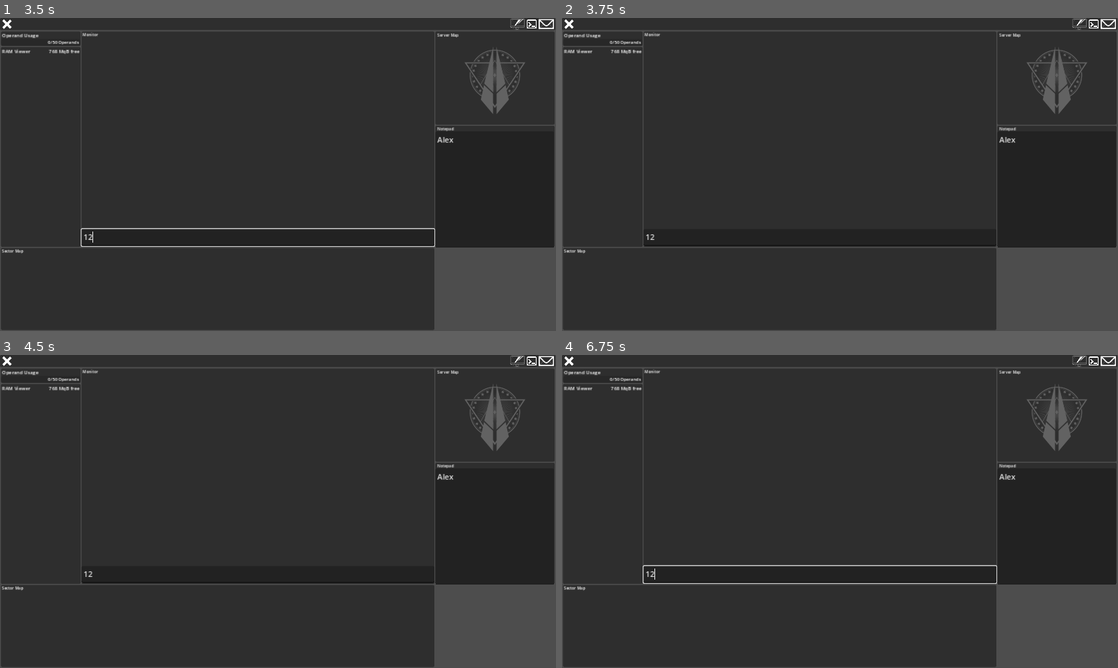
Above: before the commit, frames 1-4 (two rows, left to right).
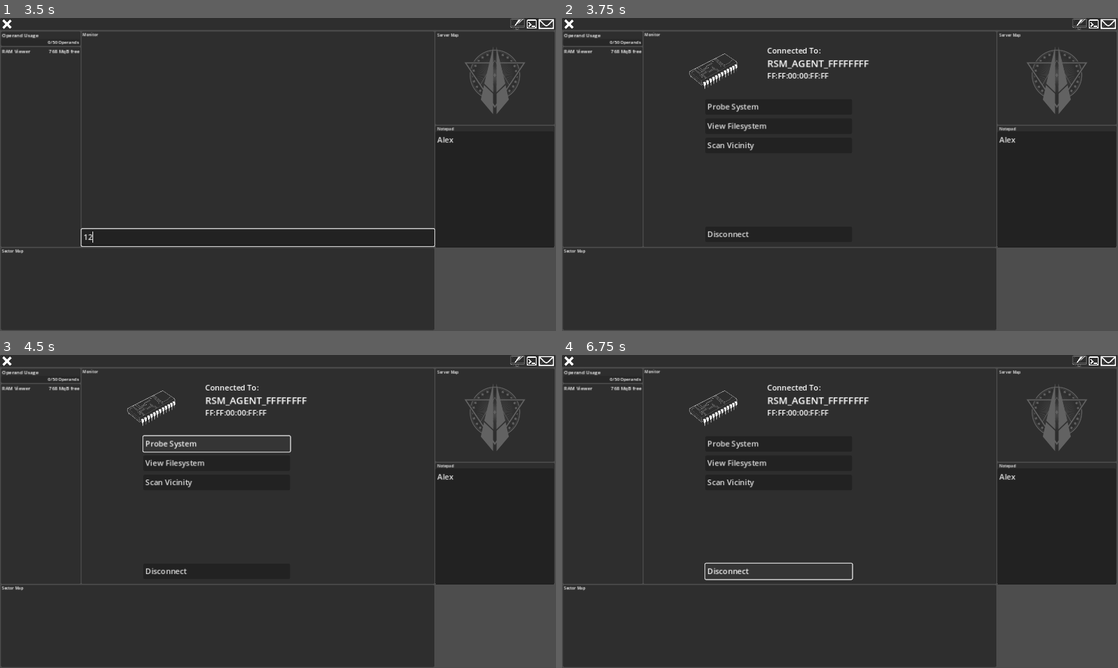
Above: after the commit, the same moments.

Repository: pivinx1/canon
Game: Godot game, scene res://scenes/game.tscn
Two runs of this game, one before a commit and one after it. Both use one fixed random seed, a clock stepped at 60 frames per second and the inputs below.
Inputs (mouse positions are in pixels of both pictures, inside the frame that each line leads up to):
- Up to frame 1 (3.5 s): click (494, 190) at 0.52 s; type "Alex" at 0.6 s; click (544, 24) at 1.25 s; click (533, 24) at 2 s; click (255, 237) at 2.77 s; type "12" at 2.85 s
- Up to frame 2 (3.75 s): click (1079, 24) at 3.5 s
- Up to frame 3 (4.5 s): click (216, 442) at 4.25 s, where only the run after the commit has a clickable "Probe System"
- Up to frame 4 (6.75 s): click (778, 464) at 5 s, where only the run after the commit has a clickable "View Filesystem"; click (778, 483) at 5.75 s, where only the run after the commit has a clickable "Scan Vicinity"; click (778, 570) at 6.5 s, where only the run after the commit has a clickable "Disconnect"

Frame 1 is identical in both runs. In frame 2, 1.2% of the frame differs, in the area x 14-78%, y 9-73%; in frame 3, 1.5%; in frame 4, 1.8%, in the area x 14-79%, y 9-74%.
Error after the commit: Parse Error: Invalid operands "String" and "int" for assignment operator. (res://autoLoads/globaldata.gd:43)

Commit message:
connections, email, Agents
email is to be worked on later, same with connections, but do generate Agents

Diff:
--- a/MonitorView.gd
+++ b/MonitorView.gd
@@ -3,8 +3,24 @@
 @onready var viewport = get_node("Viewport")
 
 func _on_terminal_button_pressed():
-	print("im doing something")
+	clearViewport()
 	var packedTerminal: PackedScene = preload("res://prefab/terminal.tscn")
 	var terminalInstance: Node = packedTerminal.instantiate()
 	viewport.add_child(terminalInstance)
-	print("im done doing something")
+
+
+func _on_open_mail_view_pressed():
+	clearViewport()
+	pass # Replace with function body.
+
+
+func _on_connection_view_pressed():
+	clearViewport()
+	var packedConnection: PackedScene = preload("res://prefab/connection.tscn")
+	var connectionInstance: Node = packedConnection.instantiate()
+	viewport.add_child(connectionInstance)
+
+func clearViewport():
+	var children: Array[Node] = viewport.get_children()
+	for child: Node in children:
+		child.queue_free()
--- a/autoLoads/globaldata.gd
+++ b/autoLoads/globaldata.gd
@@ -1,6 +1,43 @@
 extends Node
+
+var rng = RandomNumberGenerator.new()
 
 const musicDict: Dictionary = {
 	"postCreation": "res://sounds/bgm/SecondThoughts.ogg",
 	"firstmission": "res://sounds/bgm/ForensicLab.ogg",
 }
+
+var connectionDict: Dictionary = {
+	"hostname": "RSM_AGENT_FFFFFFFF",
+	"address": "FF:FF:00:00:FF:FF",
+	"ports": [21, 22, 121, 389]
+}
+
+var sectorPrefixes: Dictionary = {
+	"rossum": "RSM",
+	"cyclopes": "CYL",
+	"helios": "HEL",
+	"enigma": "ENI",
+	"pierides": "PIE",
+	"burbank": "BUR",
+	"copley": "COP",
+	"ascension": "ASC",
+}
+
+var miscAgentNamingParts: Dictionary = {
+	"admin": "ADMIN",
+	"trader": "DCT",
+	"sanctifier": "SANCT",
+}
+
+var macAddressArray: Array[String] = ["0", "1", "2", "3", "4", "5", "6", "7", "8", "9", "A", "B", "C", "D", "E", "F"]
+
+func _ready():
+	rng.randomize()
+
+func generateAgent(sector: String):
+	var agentMacArray: Array[String] = ["", "", "", "", "", ""]
+	var agentId: String
+	for octet in agentMacArray:
+		for i in 2:
+			octet += rng.randi_range(0, 15)
--- /dev/null
+++ b/prefab/connection.tscn
@@ -0,0 +1,92 @@
+[gd_scene load_steps=3 format=3 uid="uid://fumm2m33gxge"]
+
+[ext_resource type="Texture2D" uid="uid://c0se5epayojov" path="res://textures/agentIcons/placeholder.png" id="1_fec58"]
+
+[sub_resource type="LabelSettings" id="LabelSettings_3uige"]
+font_size = 20
+
+[node name="Connection" type="Control"]
+layout_mode = 3
+anchors_preset = 15
+anchor_right = 1.0
+anchor_bottom = 1.0
+offset_right = -415.0
+offset_bottom = -214.0
+grow_horizontal = 2
+grow_vertical = 2
+
+[node name="AgentIcon" type="TextureRect" parent="."]
+layout_mode = 0
+offset_left = 80.0
+offset_top = 16.0
+offset_right = 208.0
+offset_bottom = 112.0
+texture = ExtResource("1_fec58")
+expand_mode = 1
+stretch_mode = 5
+
+[node name="ConnectedLabel" type="Label" parent="."]
+layout_mode = 0
+offset_left = 256.0
+offset_top = 16.0
+offset_right = 416.0
+offset_bottom = 39.0
+text = "Connected To:"
+vertical_alignment = 1
+
+[node name="ConnectedLabel2" type="Label" parent="."]
+layout_mode = 0
+offset_left = 256.0
+offset_top = 68.0
+offset_right = 416.0
+offset_bottom = 91.0
+text = "FF:FF:00:00:FF:FF"
+vertical_alignment = 1
+
+[node name="AgentHostname" type="Label" parent="."]
+layout_mode = 0
+offset_left = 256.0
+offset_top = 40.0
+offset_right = 576.0
+offset_bottom = 68.0
+text = "RSM_AGENT_FFFFFFFF"
+label_settings = SubResource("LabelSettings_3uige")
+vertical_alignment = 1
+
+[node name="Probe" type="Button" parent="."]
+layout_mode = 0
+offset_left = 128.0
+offset_top = 128.0
+offset_right = 432.0
+offset_bottom = 159.0
+text = "Probe System"
+alignment = 0
+
+[node name="Filesystem" type="Button" parent="."]
+layout_mode = 0
+offset_left = 128.0
+offset_top = 168.0
+offset_right = 432.0
+offset_bottom = 199.0
+text = "View Filesystem"
+alignment = 0
+
+[node name="Scan" type="Button" parent="."]
+layout_mode = 0
+offset_left = 128.0
+offset_top = 208.0
+offset_right = 432.0
+offset_bottom = 239.0
+text = "Scan Vicinity
+"
+alignment = 0
+
+[node name="Disconnect" type="Button" parent="."]
+layout_mode = 0
+offset_left = 128.0
+offset_top = 392.0
+offset_right = 432.0
+offset_bottom = 423.0
+text = "Disconnect
+"
+alignment = 0
--- /dev/null
+++ b/prefab/mail.tscn
@@ -0,0 +1,9 @@
+[gd_scene format=3 uid="uid://d2wb6n33bhqy6"]
+
+[node name="Mail" type="Control"]
+layout_mode = 3
+anchors_preset = 15
+anchor_right = 1.0
+anchor_bottom = 1.0
+grow_horizontal = 2
+grow_vertical = 2
--- a/scenes/game.tscn
+++ b/scenes/game.tscn
@@ -245,4 +245,6 @@
 
 [connection signal="play" from="." to="AudioStreamPlayer" method="_play"]
 [connection signal="pressed" from="Toolbar/ExitGame" to="Toolbar" method="_on_exit_game_pressed"]
+[connection signal="pressed" from="Toolbar/OpenMailView" to="MonitorView" method="_on_open_mail_view_pressed"]
 [connection signal="pressed" from="Toolbar/OpenTerminal" to="MonitorView" method="_on_terminal_button_pressed"]
+[connection signal="pressed" from="Toolbar/ConnectionView" to="MonitorView" method="_on_connection_view_pressed"]
--- a/scripts/terminal/terminal.gd
+++ b/scripts/terminal/terminal.gd
@@ -12,3 +12,6 @@
 		var command: String = "\n> " + entry_field.text
 		echo_box.text += command
 		entry_field.text = ""
+
+func handleCommand(command: String):
+	match command:
Binary file added: textures/agentIcons/placeholder.png
Not shown, added: textures/agentIcons/placeholder.png.import
